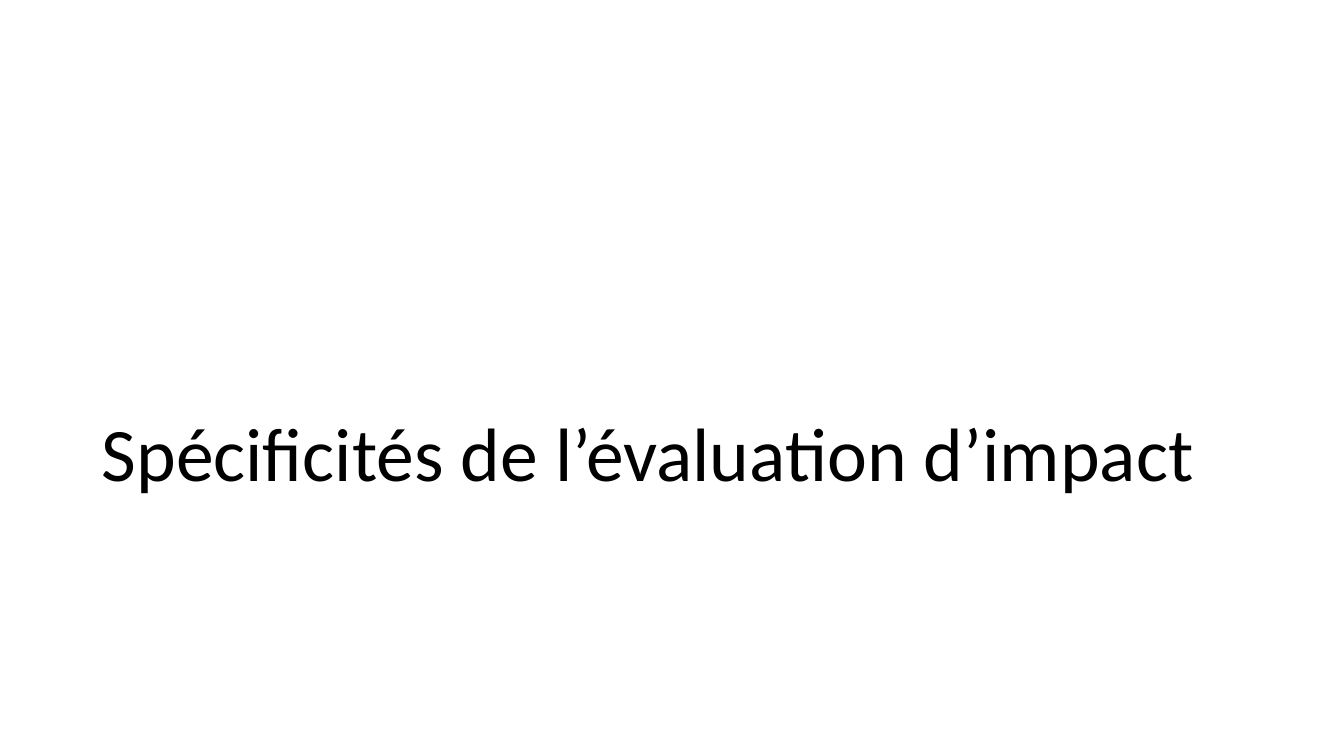
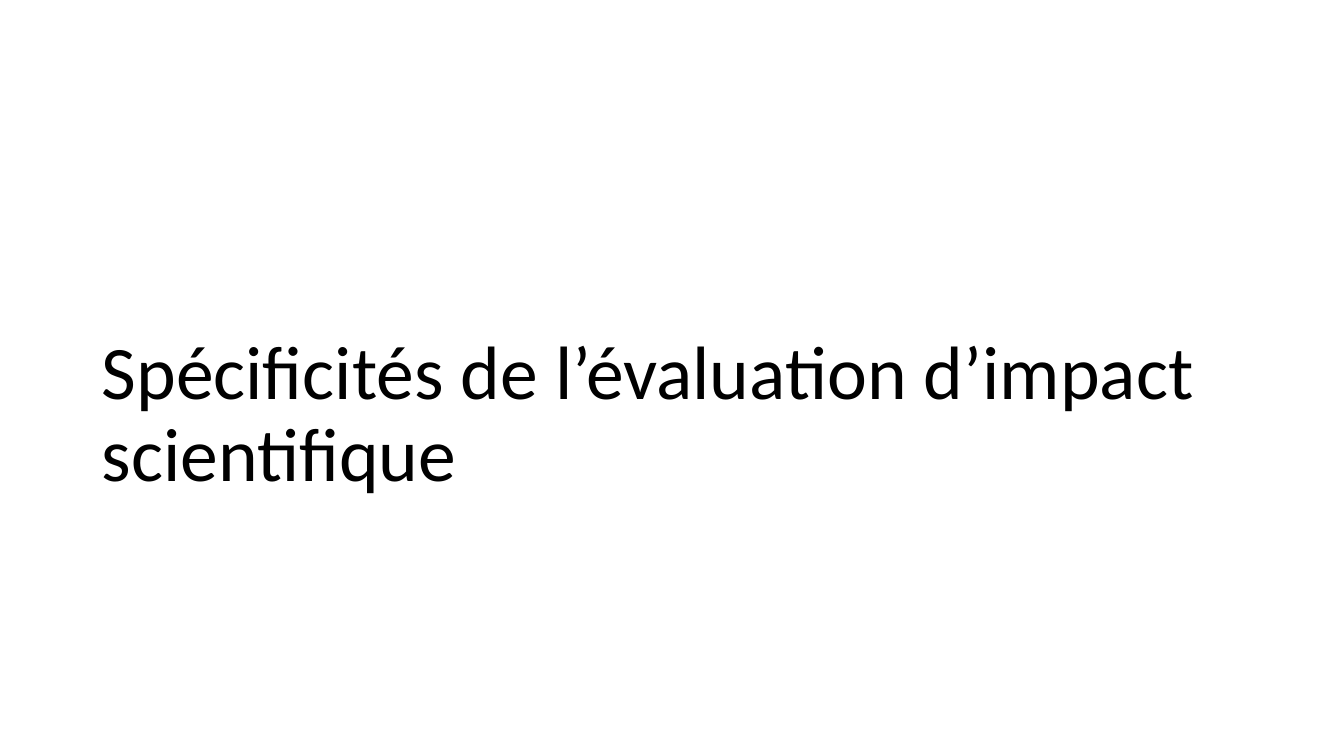
Before and after one commit to BETSAKA/statcap_impact_training, a slide deck: slide 10 of slides/fr/Jour 1_Introduction_Fondamentaux.pptx (slide 7 before the commit). Drawn at 1344x756 pixels with LibreOffice and Linux fonts; fonts in the diff are those of the drawing. Boxes give left, top, right and bottom in pixels: in the first picture for what was removed or moved away, otherwise in the second. Text is boxed around its words. In the diff, an @@ line names an element or a change of style, - is before the commit and + after.

```diff
--- a/slides/fr/Jour 1_Introduction_Fondamentaux.pptx
+++ b/slides/fr/Jour 1_Introduction_Fondamentaux.pptx
@@ title at bbox=[102, 346, 1194, 494]: text changed @@
-Spécificités de l’évaluation d’impact
+Spécificités de l’évaluation d’impact scientifique
```
Also in this commit, not shown: 3 other slides changed, 4 slides added, 18 slides removed, 3 other files.
